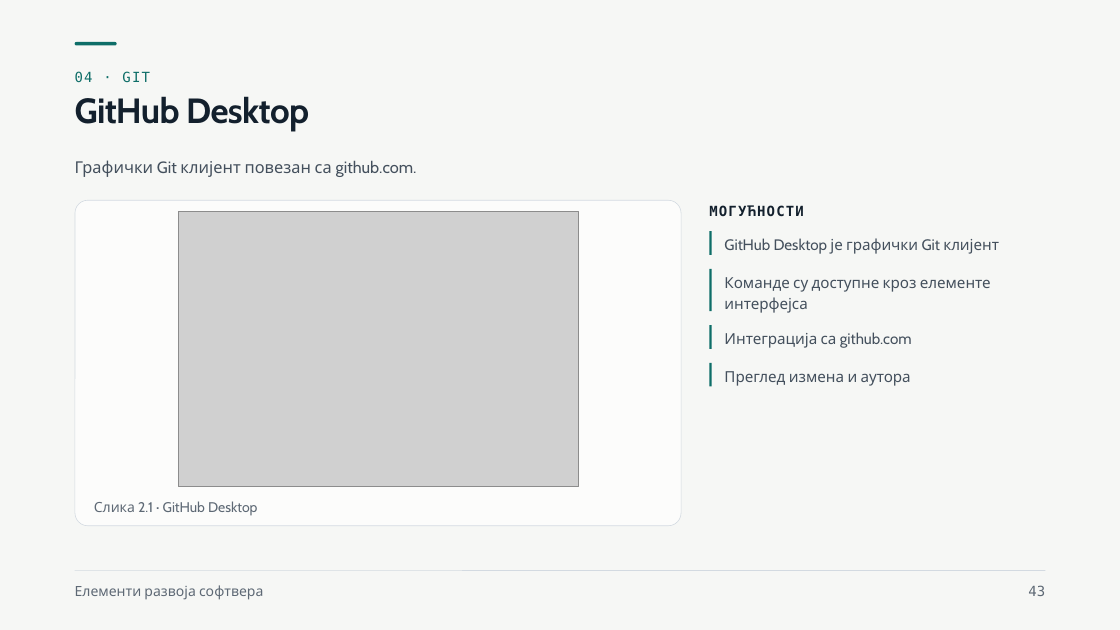
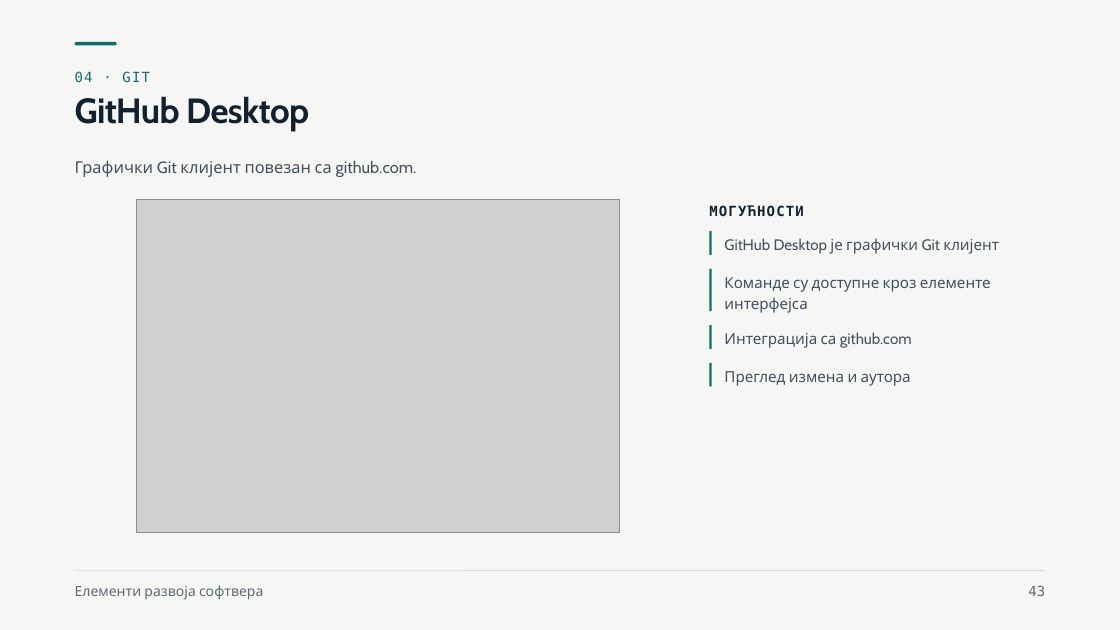
Before and after one commit to owlCoder/ftn-nastavni-materijali, a slide deck: slide 43 of Elementi razvoja softvera (ERS)/Nastavni materijali/01 Zahtevi, backlog i Git/Zahtevi, backlog i Git.pptx. Drawn at 1120x630 pixels with LibreOffice and Linux fonts; fonts in the diff are those of the drawing; grey boxes stand for pictures. Boxes give left, top, right and bottom in pixels: in the first picture for what was removed or moved away, otherwise in the second. Text is boxed around its words. In the diff, an @@ line names an element or a change of style, - is before the commit and + after.

```diff
--- a/Elementi razvoja softvera (ERS)/Nastavni materijali/01 Zahtevi, backlog i Git/Zahtevi, backlog i Git.pptx
+++ b/Elementi razvoja softvera (ERS)/Nastavni materijali/01 Zahtevi, backlog i Git/Zahtevi, backlog i Git.pptx
@@ rounded rectangle removed at (x1=75, y1=200, x2=681, y2=526) @@
@@ picture resized from (x1=178, y1=212, x2=579, y2=487) to (x1=136, y1=200, x2=619, y2=533) @@
@@ text removed at (x1=94, y1=501, x2=257, y2=515) @@
-Слика 2.1 · GitHub Desktop
```
Also in this commit, not shown: 9 other slides changed, 1 other file.
